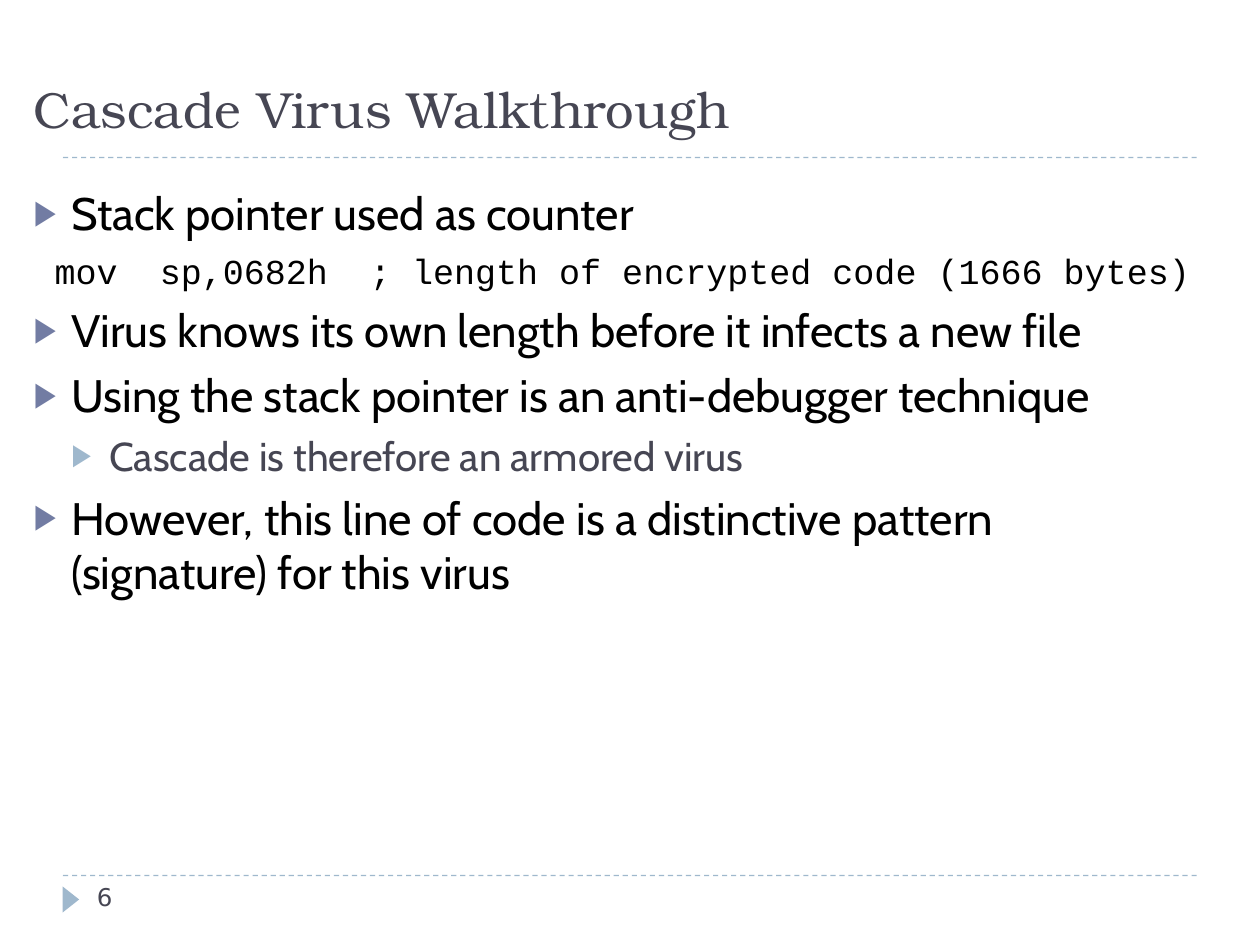
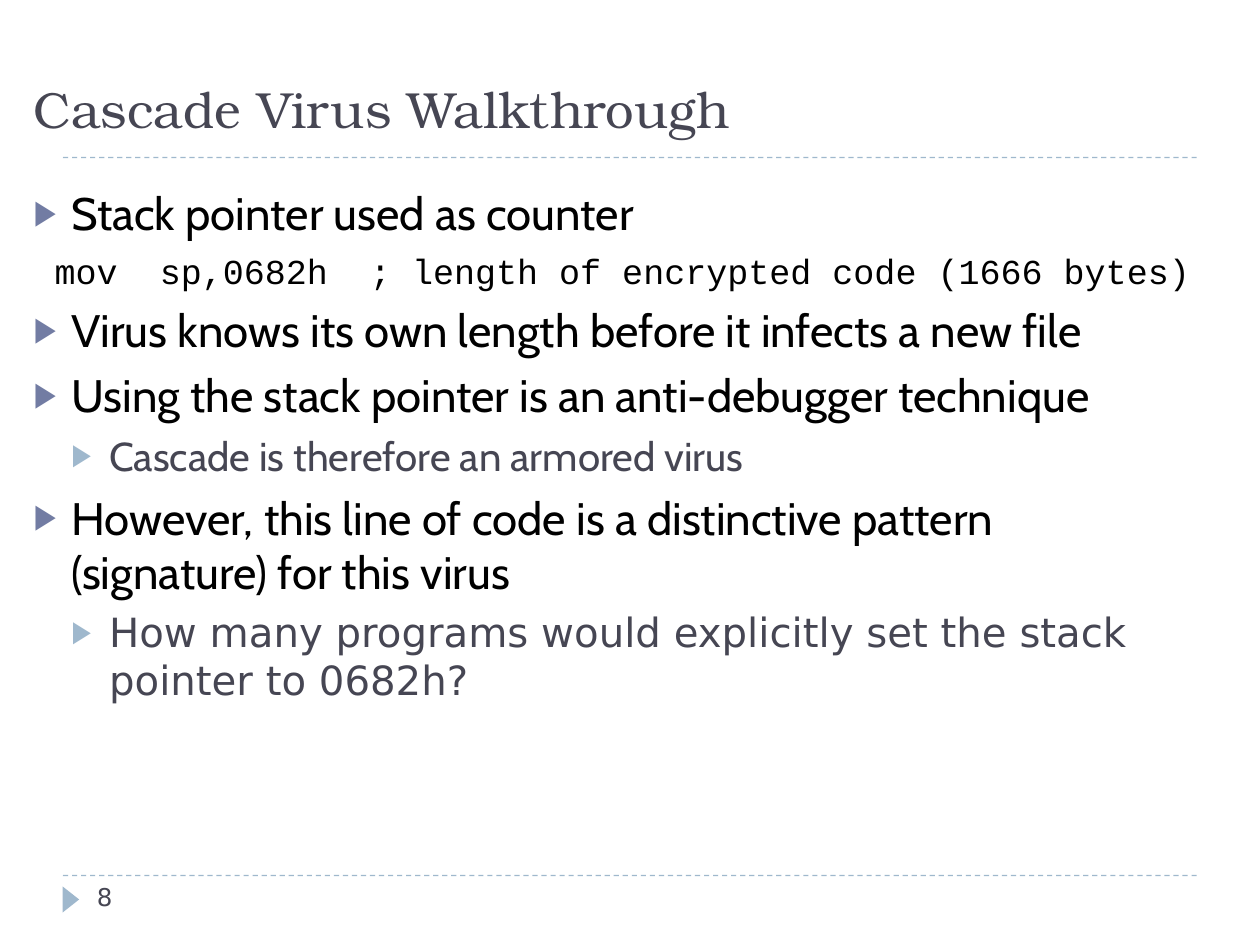
Before and after one commit to harrisonwl/harrisonwl.github.io, a slide deck: slide 8 of assets/courses/malware/spring2017/slides/FinalWeeks/EncryptedOligomorphic.ppt (slide 6 before the commit). Drawn at 1260x945 pixels with LibreOffice and Linux fonts; fonts in the diff are those of the drawing. Boxes give left, top, right and bottom in pixels: in the first picture for what was removed or moved away, otherwise in the second. Text is boxed around its words. In the diff, an @@ line names an element or a change of style, - is before the commit and + after.

```diff
--- a/assets/courses/malware/spring2017/slides/FinalWeeks/EncryptedOligomorphic.ppt
+++ b/assets/courses/malware/spring2017/slides/FinalWeeks/EncryptedOligomorphic.ppt
@@ text at (109,616,1127,704): paragraph added @@
+  ▶ How many programs would explicitly set the stack pointer to 0682h?
@@ page number at (97,888,113,907): text changed @@
-6
+8
```
Also in this commit, not shown: 4 other slides changed, 2 slides added.
